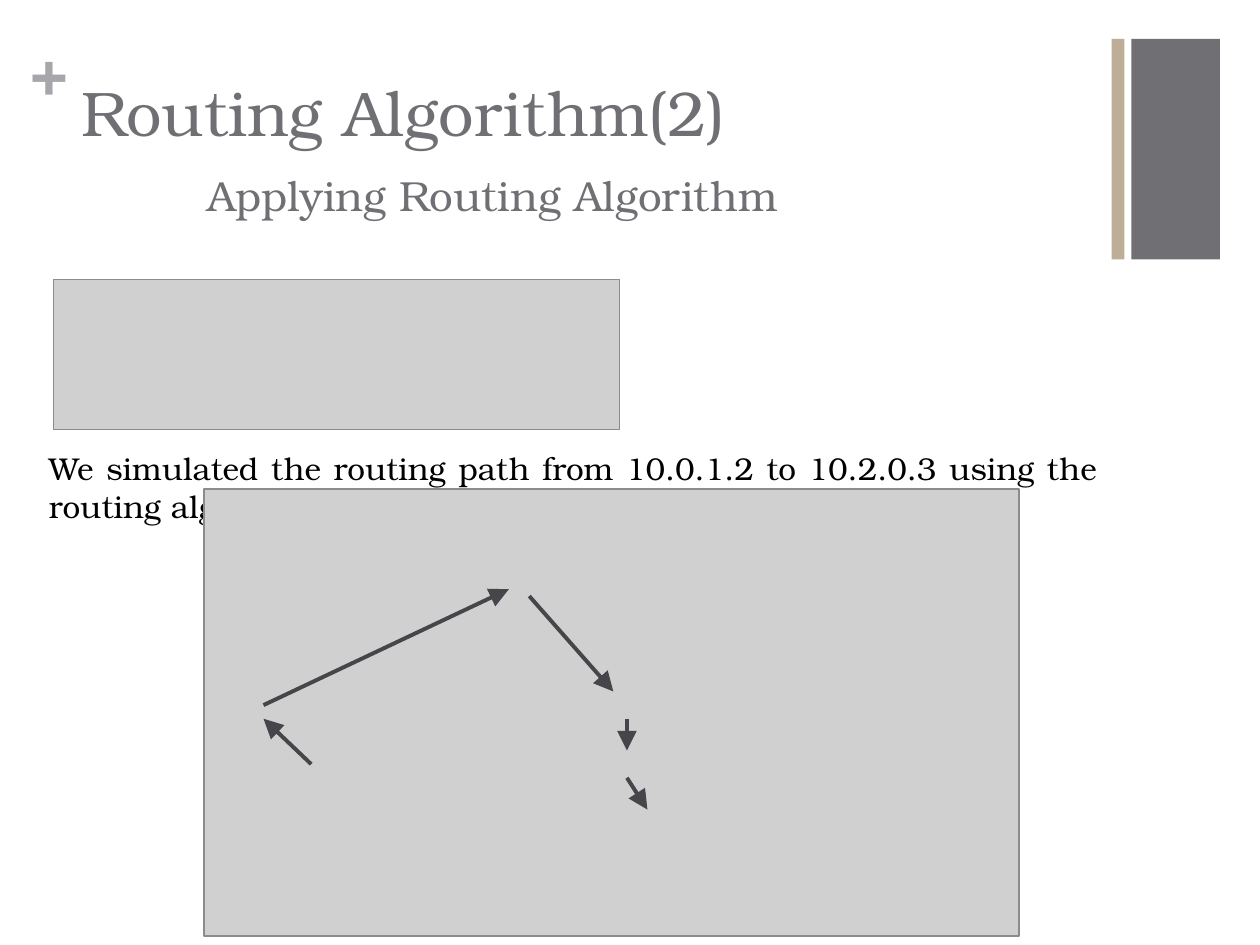
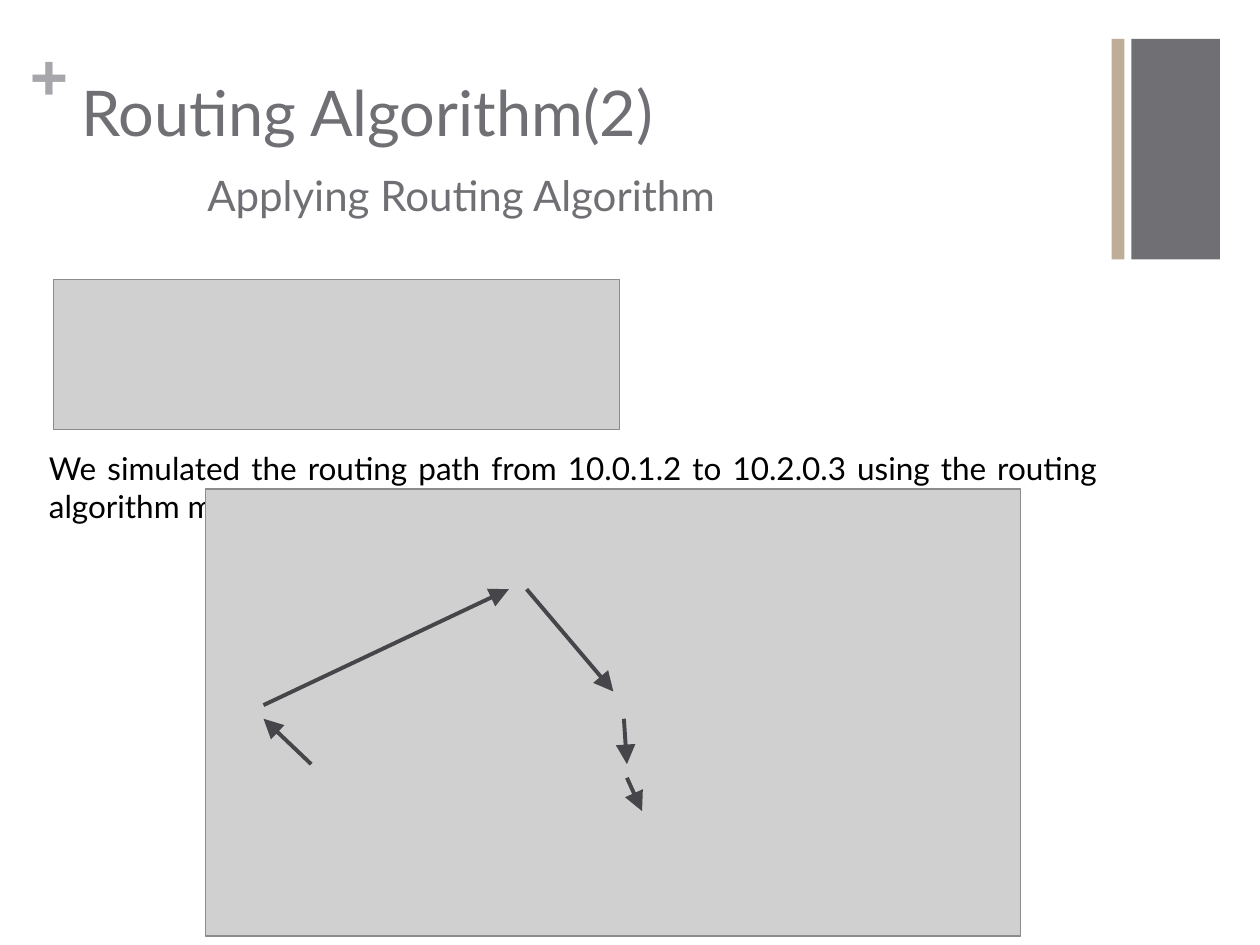
Before and after one commit to Fu-Yilei/Scalable-data-center-simulation, a slide deck: slide 6 of Presentation/presentation.pptx. Drawn at 1260x945 pixels with LibreOffice and Linux fonts; fonts in the diff are those of the drawing; grey boxes stand for pictures. Boxes give left, top, right and bottom in pixels: in the first picture for what was removed or moved away, otherwise in the second. Text is boxed around its words. In the diff, an @@ line names an element or a change of style, - is before the commit and + after.

```diff
--- a/Presentation/presentation.pptx
+++ b/Presentation/presentation.pptx
@@ title "Routing Algorithm(2) Applying Routing Algorithm" at (x1=81, y1=87, x2=715, y2=219): font TeX Gyre Bonum to Lato @@
@@ text "We simulated the routing path ..." at (x1=49, y1=456, x2=1097, y2=525): font TeX Gyre Bonum to Lato @@
@@ arrow moved from (529, 596) - (614, 692) to (527, 590) - (614, 692) @@
@@ arrow moved from (627, 718) - (627, 751) to (624, 718) - (627, 764) @@
@@ arrow moved from (627, 777) - (648, 810) to (627, 777) - (643, 811) @@
```
Also in this commit, not shown: 9 other slides changed, 1 slide added, 8 other files.
